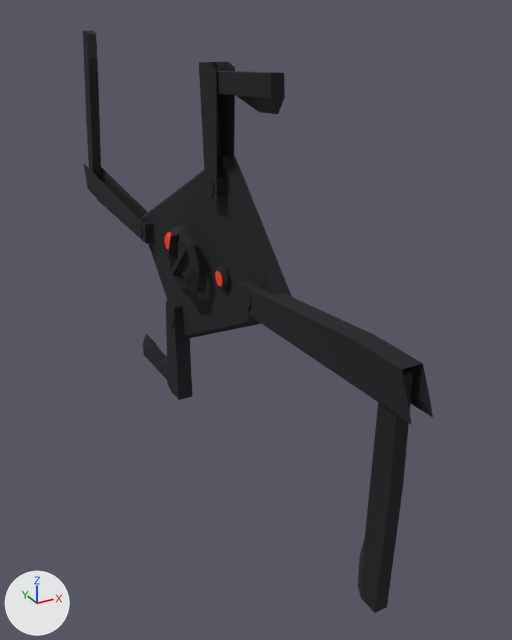
Renders of the glTF model 制作delta/Asset/Models/Weapon/Shield/Shield.gltf from each side of a commit.
Rendered twice from a camera (50 mm lens) standing at (-2.88, -6.24, 2.33) and looking at (0.28, -0.49, -0.55). The lights are fixed; the arrows at lower left show +X, +Y and +Z. The first picture is the older version.

Objects in the first picture: '円柱', '立方体.001', '立方体.002', '立方体.003', '立方体.004', '立方体.005', '立方体.006', '立方体.007', '立方体.008'.
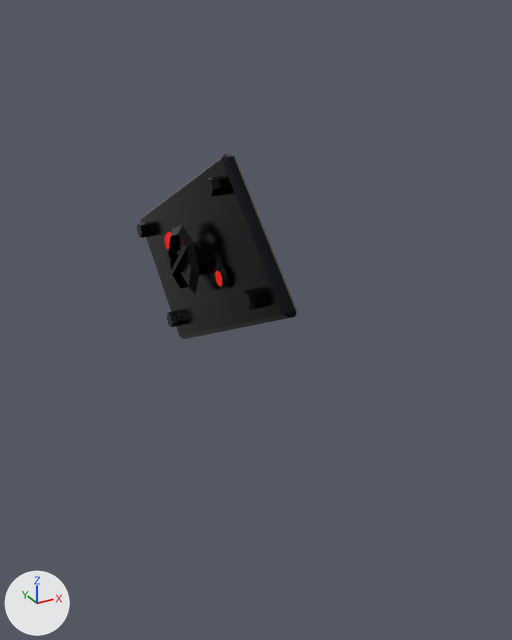
Changed parts and their boxes (x1, y1, x2, y2) in the pictures (512 x 640 px):
'立方体.001', deleted
    before: (236, 280, 433, 425)
'立方体.002', deleted
    before: (358, 368, 413, 613)
'立方体.004', deleted
    before: (199, 62, 235, 201)
'立方体.003', deleted
    before: (217, 71, 285, 114)
'立方体.006', deleted
    before: (84, 164, 155, 244)
'立方体.008', deleted
    before: (166, 300, 192, 400)
'立方体.005', deleted
    before: (83, 30, 102, 181)
'立方体.007', deleted
    before: (143, 334, 167, 379)

The change in detail:
Object '立方体.001' (ob_立方体_001) is deleted.
Object '立方体.002' (ob_立方体_002) is deleted.
Object '立方体.003' (ob_立方体_003) is deleted.
Object '立方体.004' (ob_立方体_004) is deleted.
Object '立方体.005' (ob_立方体_005) is deleted.
Object '立方体.006' (ob_立方体_006) is deleted.
Object '立方体.007' (ob_立方体_007) is deleted.
Object '立方体.008' (ob_立方体_008) is deleted.
